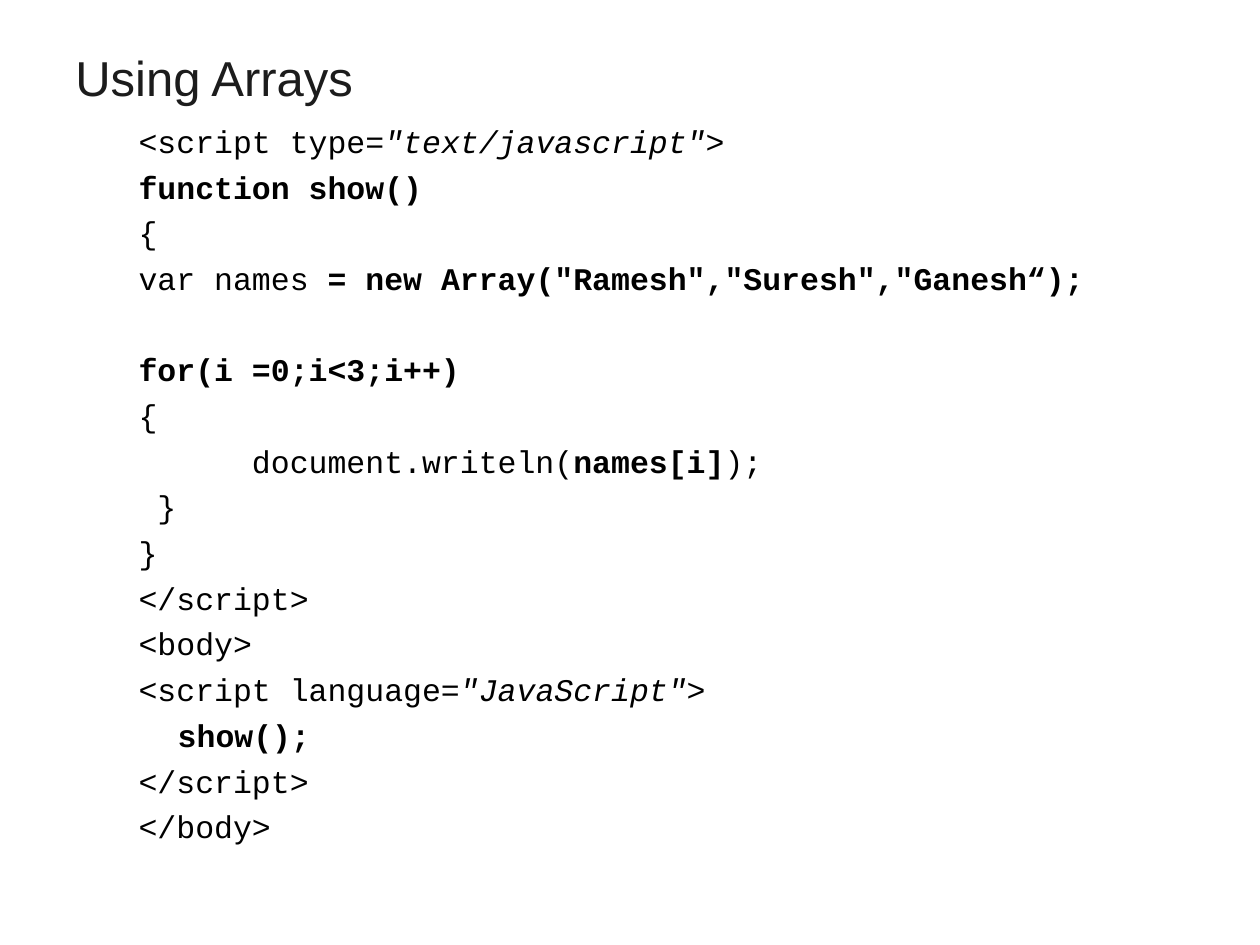
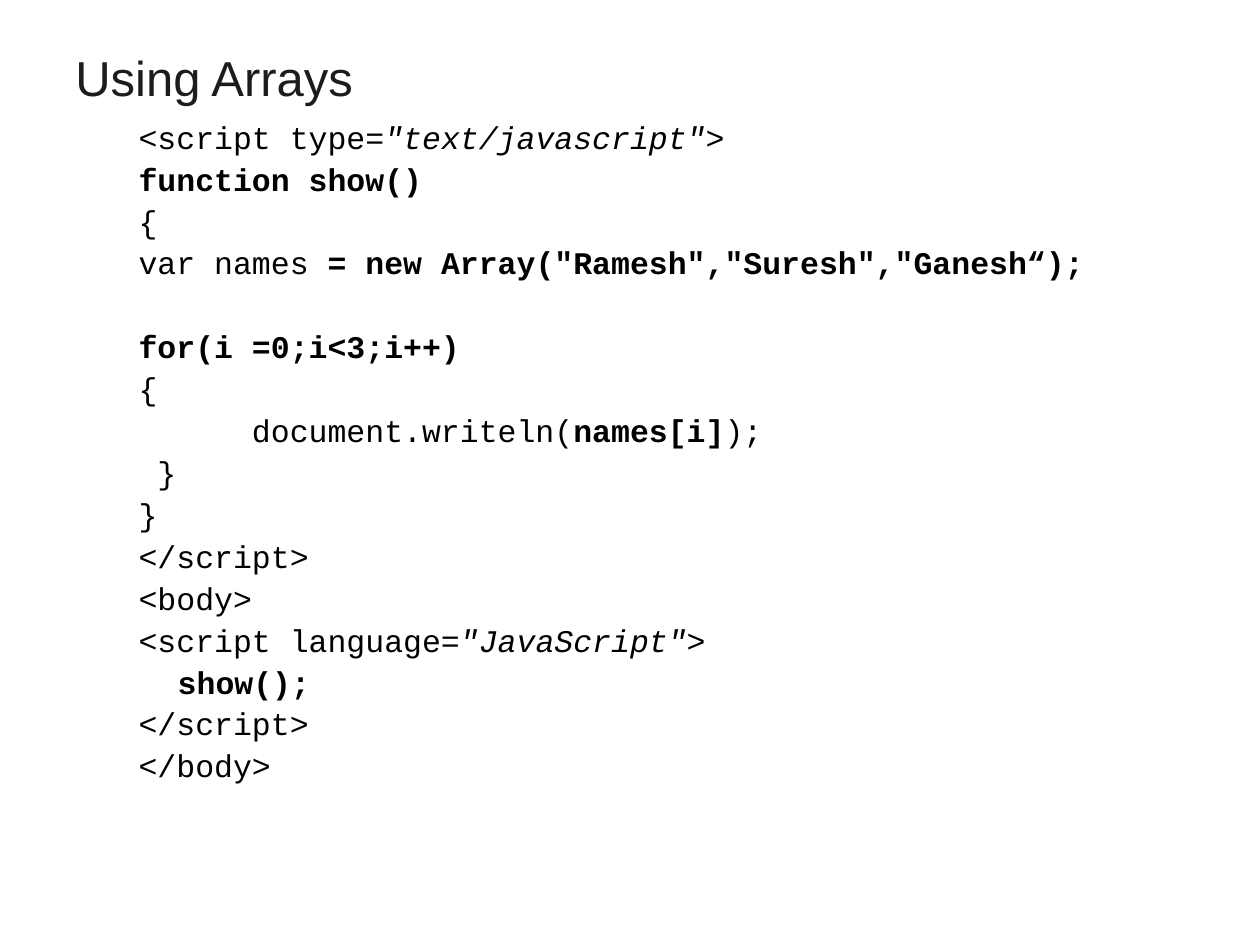
Before and after one commit to vatsanTraining/training_june_2022, a slide deck: slide 52 of JavaScript_Module_1.ppt. Drawn at 1260x945 pixels with LibreOffice and Linux fonts; fonts in the diff are those of the drawing; background and template pictures are left out. Boxes give left, top, right and bottom in pixels: in the first picture for what was removed or moved away, otherwise in the second. Text is boxed around its words. In the diff, an @@ line names an element or a change of style, - is before the commit and + after.

```diff
--- a/JavaScript_Module_1.ppt
+++ b/JavaScript_Module_1.ppt
@@ text "<script type="text/javascript">" at box(139, 126, 1084, 784): line spacing 1 to 0.9 @@
```
Also in this commit, not shown: 15 other slides changed, 44 slides added.
